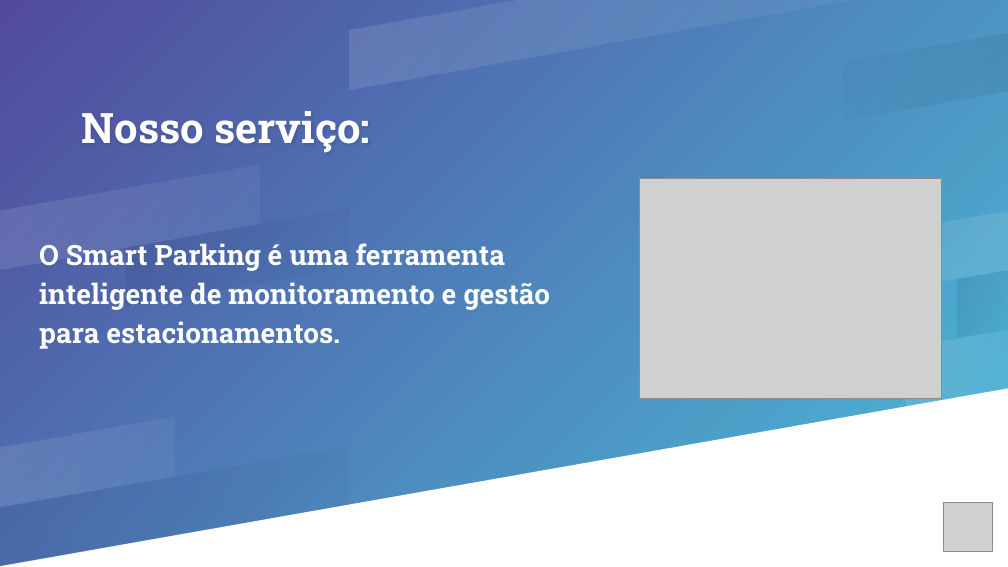
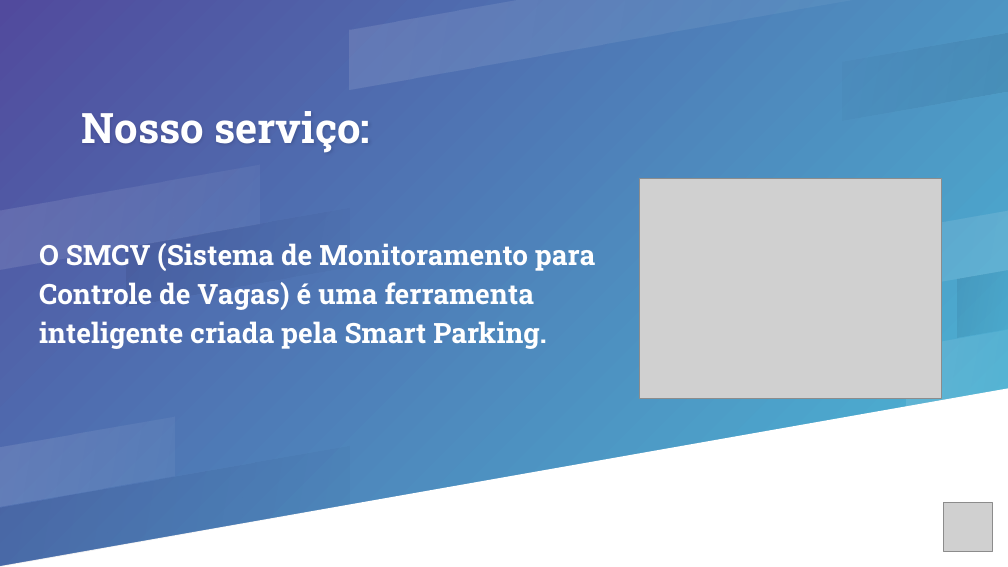
Before and after one commit to pedromendesbandtec/smart-park, a slide deck: slide 3 of Apresentação TechParking.pptx. Drawn at 1008x567 pixels with LibreOffice and Linux fonts; fonts in the diff are those of the drawing; grey boxes stand for pictures. Boxes give left, top, right and bottom in pixels: in the first picture for what was removed or moved away, otherwise in the second. Text is boxed around its words. In the diff, an @@ line names an element or a change of style, - is before the commit and + after.

Commit message:
PPT - Smart Parking
Apresentação - 2 Sprint (Versão 2)

```diff
--- a/Apresentação TechParking.pptx
+++ b/Apresentação TechParking.pptx
@@ subtitle at (x1=39, y1=243, x2=595, y2=349): text changed @@
-O Smart Parking é uma ferramenta inteligente de monitoramento e gestão para estacionamentos.
+O SMCV (Sistema de Monitoramento para Controle de Vagas) é uma ferramenta inteligente criada pela Smart Parking.
```
Also in this commit, not shown: 7 other slides changed, 3 slides added.
